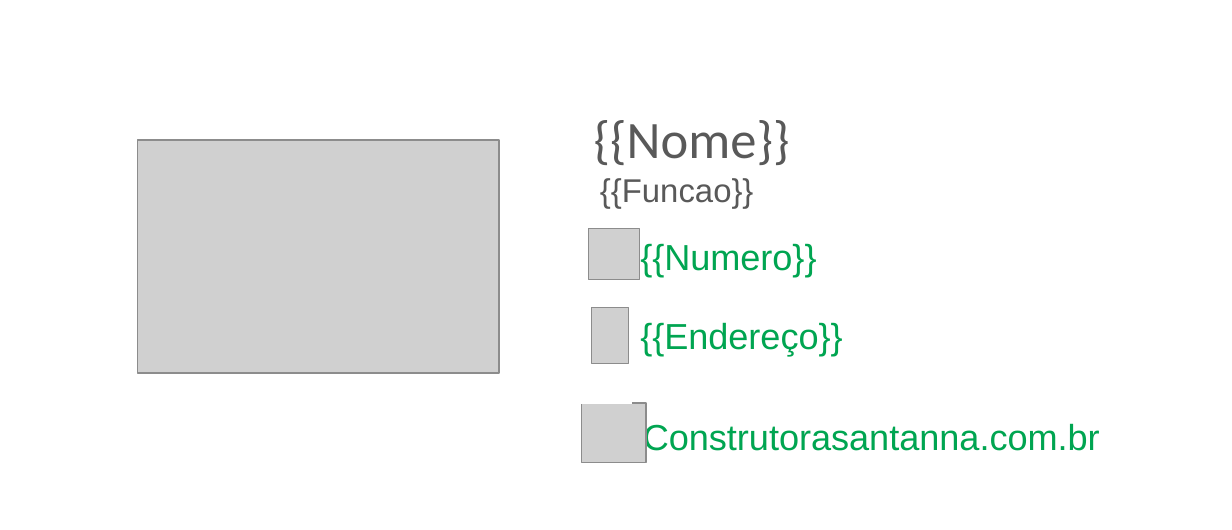
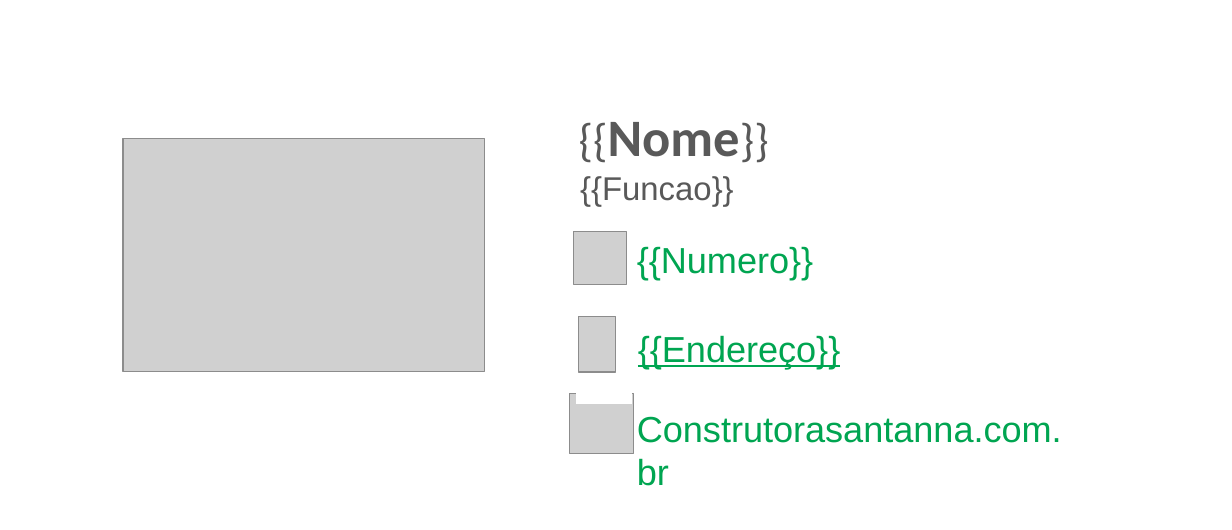
Before and after one commit to KauanBotz/assinatura-email, a slide deck: slide 1 of modelo-assinaturaNovo.pptx. Drawn at 1232x530 pixels with LibreOffice and Linux fonts; fonts in the diff are those of the drawing; grey boxes stand for pictures; background and template pictures are left out. Boxes give left, top, right and bottom in pixels: in the first picture for what was removed or moved away, otherwise in the second. Text is boxed around its words. In the diff, an @@ line names an element or a change of style, - is before the commit and + after.

```diff
--- a/modelo-assinaturaNovo.pptx
+++ b/modelo-assinaturaNovo.pptx
@@ text "{{Nome}}" moved from (x1=594, y1=120, x2=790, y2=165) to (x1=608, y1=122, x2=740, y2=157) @@
@@ text "{{Nome}}" at (x1=608, y1=122, x2=740, y2=157): size 32 to 28 pt, bold on in "{{Nome}}" @@
@@ picture moved from (x1=138, y1=140, x2=500, y2=372) to (x1=123, y1=138, x2=485, y2=371) @@
@@ text "{{Funcao}}" moved from (x1=600, y1=178, x2=753, y2=209) to (x1=580, y1=176, x2=733, y2=207) @@
@@ picture moved from (x1=588, y1=228, x2=638, y2=279) to (x1=573, y1=232, x2=625, y2=284) @@
@@ picture moved from (x1=591, y1=307, x2=629, y2=363) to (x1=578, y1=316, x2=616, y2=371) @@
@@ text "{{Endereço}}" moved from (x1=640, y1=322, x2=842, y2=356) to (x1=638, y1=335, x2=840, y2=369) @@
@@ text "{{Endereço}}" at (x1=638, y1=335, x2=840, y2=369): underline on @@
@@ picture moved from (x1=582, y1=403, x2=646, y2=462) to (x1=569, y1=394, x2=633, y2=453) @@
@@ text "Construtorasantanna.com.br" rewrapped from (x1=643, y1=422, x2=1100, y2=457) to (x1=637, y1=416, x2=1062, y2=486) @@
```
Also in this commit, not shown: 1 other file.
